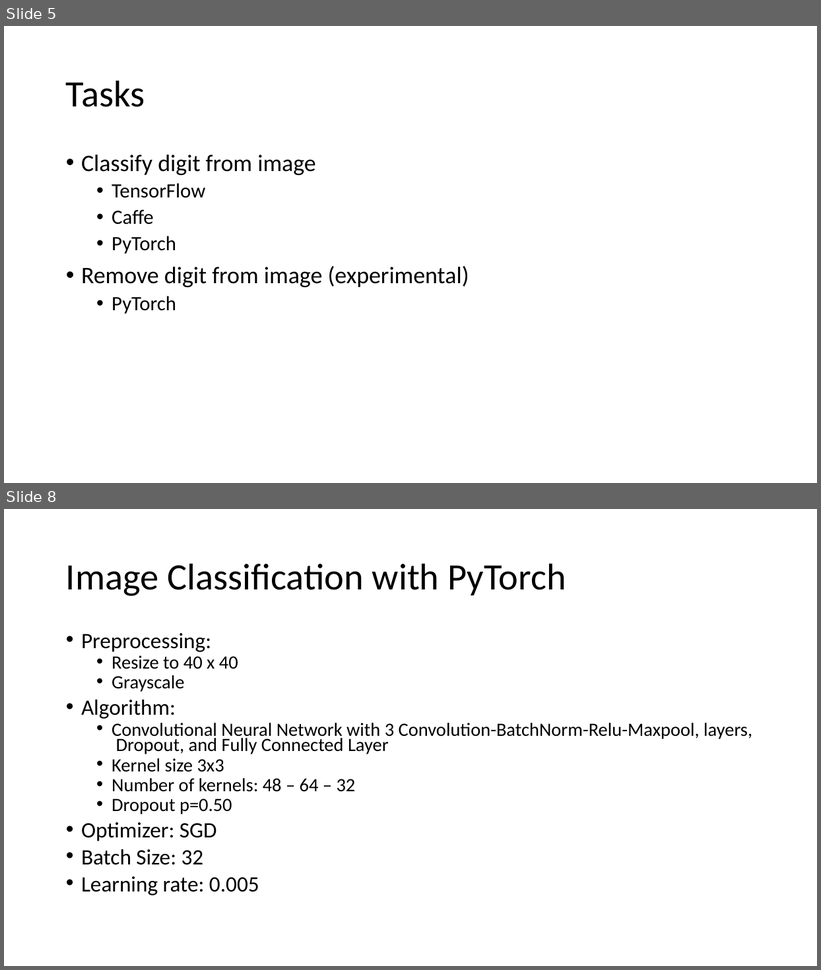
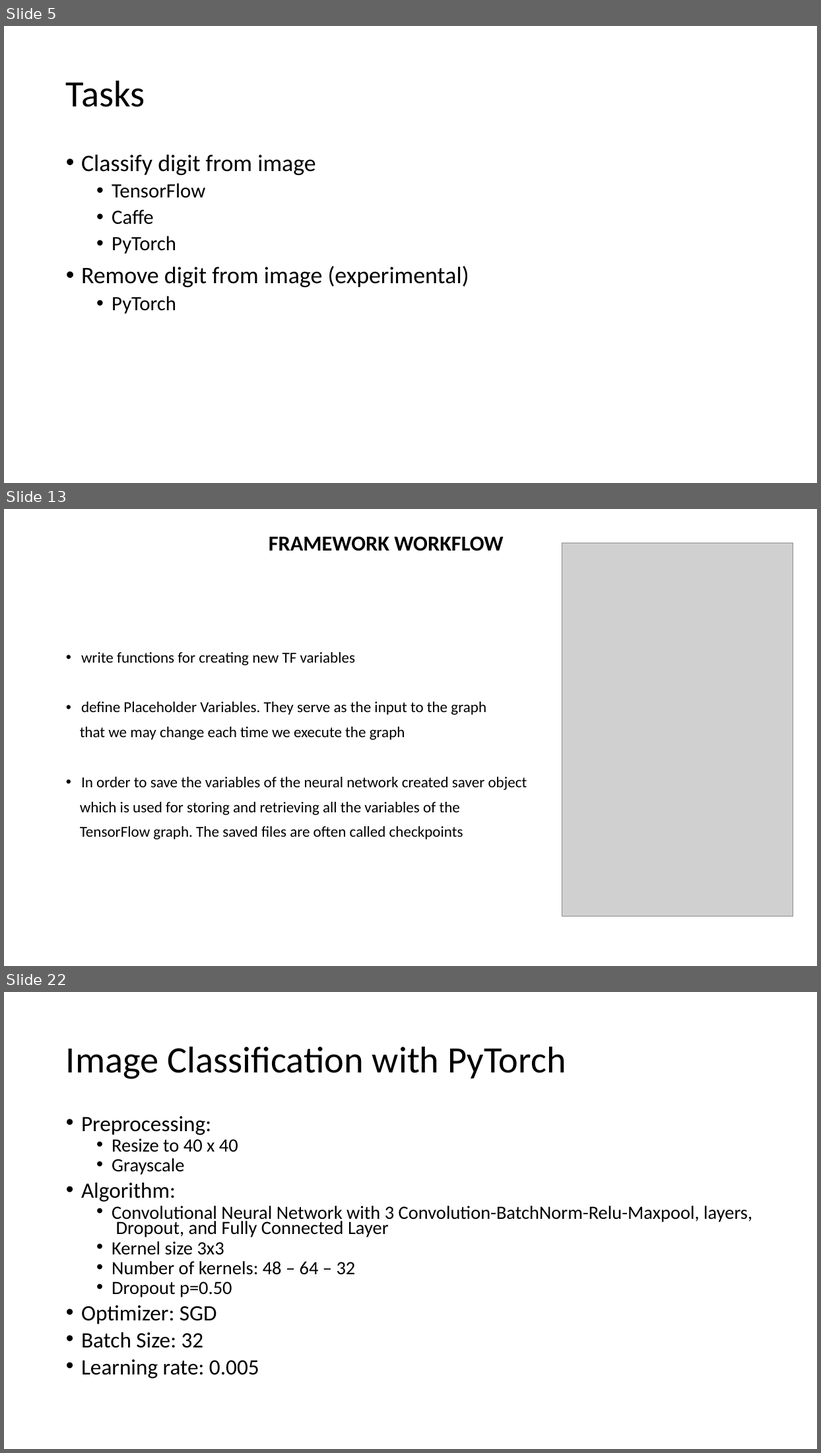
Before and after one commit to BillGrieser-GW/Final-Project-Group-7, a slide deck: Final-Group-Presentation/Group7.pptx. Shown one above the other, each under a label of ours: slides 5 and 8 before the commit, slides 5, 13 and 22 after it; the slides between them are not shown. The pictures are 821x970 and 821x1453 pixels, drawn with LibreOffice and Linux fonts; fonts in the diff are those of the drawing; grey boxes stand for pictures. Boxes give left, top, right and bottom in pixels: in the first picture for what was removed or moved away, otherwise in the second. Text is boxed around its words. In the diff, an @@ line names an element or a change of style, - is before the commit and + after.

```diff
--- a/Final-Group-Presentation/Group7.pptx
+++ b/Final-Group-Presentation/Group7.pptx
@@ slide 13 added at bbox=[4, 509, 817, 966], background #FFFFFF @@
@@ title added at bbox=[269, 536, 503, 551], 25.2 pt, text #000000, bold @@
+FRAMEWORK WORKFLOW
@@ picture added at bbox=[562, 543, 793, 917] @@
@@ text added at bbox=[80, 652, 527, 840], 18 pt, text #000000 @@
+• write functions for creating new TF variables
+• define Placeholder Variables. They serve as the input to the graph
+that we may change each time we execute the graph
+• In order to save the variables of the neural network created saver object
+which is used for storing and retrieving all the variables of the
+TensorFlow graph. The saved files are often called checkpoints
@@ what was slide 8 is now slide 22 @@
```
Also in this commit, not shown: 1 slide changed, 15 other slides added, 2 slides removed, 3 other files.
